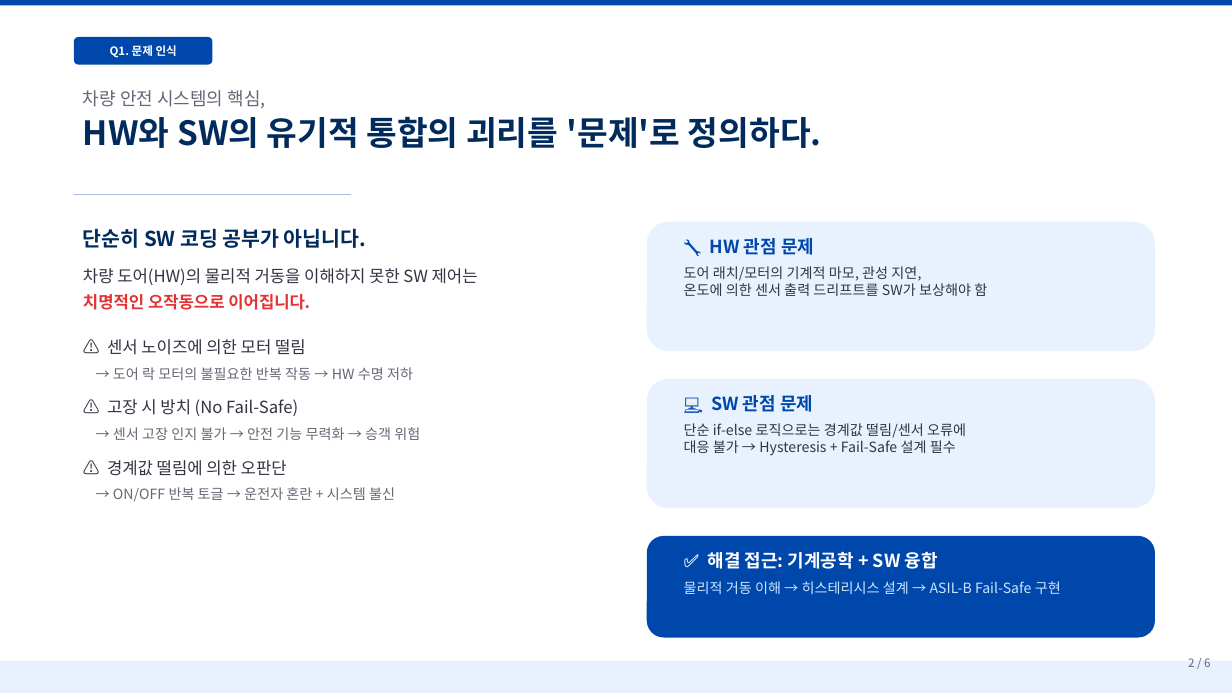
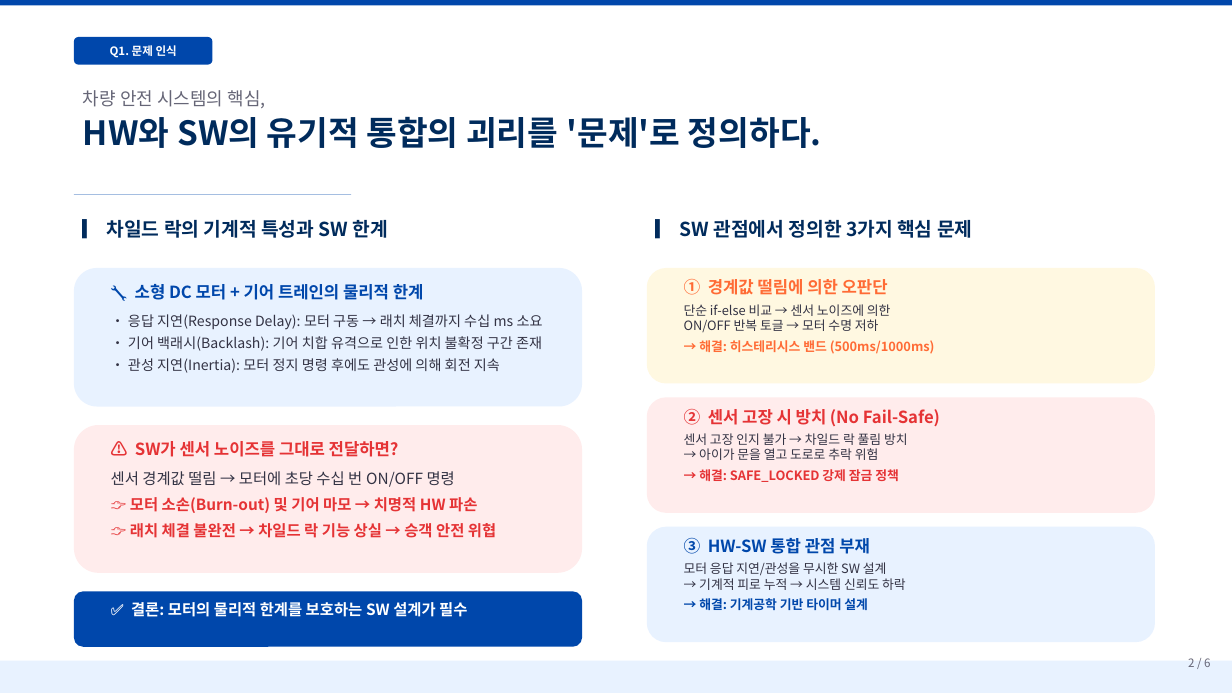
Before and after one commit to MBP-T05/MBP-T05-ChildLock, a slide deck: slide 2 of docs/SL_온라인PT_발표자료.pptx. Drawn at 1232x693 pixels with LibreOffice and Linux fonts; fonts in the diff are those of the drawing. Boxes give left, top, right and bottom in pixels: in the first picture for what was removed or moved away, otherwise in the second. Text is boxed around its words. In the diff, an @@ line names an element or a change of style, - is before the commit and + after.

```diff
--- a/docs/SL_온라인PT_발표자료.pptx
+++ b/docs/SL_온라인PT_발표자료.pptx
@@ text removed at (83,228,478,502) @@
-단순히 SW 코딩 공부가 아닙니다.
-차량 도어(HW)의 물리적 거동을 이해하지 못한 SW 제어는
-치명적인 오작동으로 이어집니다.
-⚠ 센서 노이즈에 의한 모터 떨림
-→ 도어 락 모터의 불필요한 반복 작동 → HW 수명 저하
-⚠ 고장 시 방치 (No Fail-Safe)
-→ 센서 고장 인지 불가 → 안전 기능 무력화 → 승객 위험
-⚠ 경계값 떨림에 의한 오판단
-→ ON/OFF 반복 토글 → 운전자 혼란 + 시스템 불신
@@ text added at (107,220,388,238), 15 pt, text #002B5C, bold @@
+▎ 차일드 락의 기계적 특성과 SW 한계
@@ text added at (679,220,972,238), 15 pt, text #002B5C, bold @@
+▎ SW 관점에서 정의한 3가지 핵심 문제
@@ rounded rectangle: place and size @@
-rounded rectangle at (647,222,1155,351)
+rounded rectangle at (74,268,582,407)
@@ rounded rectangle added at (647,268,1155,384), fill #FFF8E1 @@
@@ text at (128,284,543,373): text changed @@
-🔧 HW 관점 문제
-도어 래치/모터의 기계적 마모, 관성 지연,
-온도에 의한 센서 출력 드리프트를 SW가 보상해야 함
+🔧 소형 DC 모터 + 기어 트레인의 물리적 한계
+• 응답 지연(Response Delay): 모터 구동 → 래치 체결까지 수십 ms 소요
+• 기어 백래시(Backlash): 기어 치합 유격으로 인한 위치 불확정 구간 존재
+• 관성 지연(Inertia): 모터 정지 명령 후에도 관성에 의해 회전 지속
@@ text added at (684,279,935,354), 10 pt, text #FF6B35, bold @@
+① 경계값 떨림에 의한 오판단
+단순 if-else 비교 → 센서 노이즈에 의한
+ON/OFF 반복 토글 → 모터 수명 저하
+→ 해결: 히스테리시스 밴드 (500ms/1000ms)
@@ rounded rectangle added at (647,397,1155,513), fill #FFECEC @@
@@ text added at (684,409,940,482), 10 pt, text #E53335, bold @@
+② 센서 고장 시 방치 (No Fail-Safe)
+센서 고장 인지 불가 → 차일드 락 풀림 방치
+→ 아이가 문을 열고 도로로 추락 위험
+→ 해결: SAFE_LOCKED 강제 잠금 정책
@@ rounded rectangle: place and size @@
-rounded rectangle at (647,379,1155,508)
+rounded rectangle at (74,425,582,573)
@@ rounded rectangle at (74,425,582,573): fill #E8F2FF to #FFECEC @@
@@ text at (111,441,496,538): text changed; size 11 to 12 pt; text colour #333344 to #E53335; bold on @@
-💻 SW 관점 문제
-단순 if-else 로직으로는 경계값 떨림/센서 오류에
-대응 불가 → Hysteresis + Fail-Safe 설계 필수
+⚠ SW가 센서 노이즈를 그대로 전달하면?
+센서 경계값 떨림 → 모터에 초당 수십 번 ON/OFF 명령
+👉 모터 소손(Burn-out) 및 기어 마모 → 치명적 HW 파손
+👉 래치 체결 불완전 → 차일드 락 기능 상실 → 승객 안전 위협
@@ rounded rectangle added at (647,527,1155,642), fill #E8F2FF @@
@@ text added at (684,537,906,610), 10 pt, text #333344 @@
+③ HW-SW 통합 관점 부재
+모터 응답 지연/관성을 무시한 SW 설계
+→ 기계적 피로 누적 → 시스템 신뢰도 하락
+→ 해결: 기계공학 기반 타이머 설계
@@ rounded rectangle: place and size @@
-rounded rectangle at (647,536,1155,638)
+rounded rectangle at (74,592,582,647)
@@ text at (131,602,467,617): text changed; size 11 to 12 pt; text colour #CCE5FF to #FFFFFF; bold on @@
-✅ 해결 접근: 기계공학 + SW 융합
-물리적 거동 이해 → 히스테리시스 설계 → ASIL-B Fail-Safe 구현
+✅ 결론: 모터의 물리적 한계를 보호하는 SW 설계가 필수
```
Also in this commit, not shown: 3 other slides changed, 2 other files.
